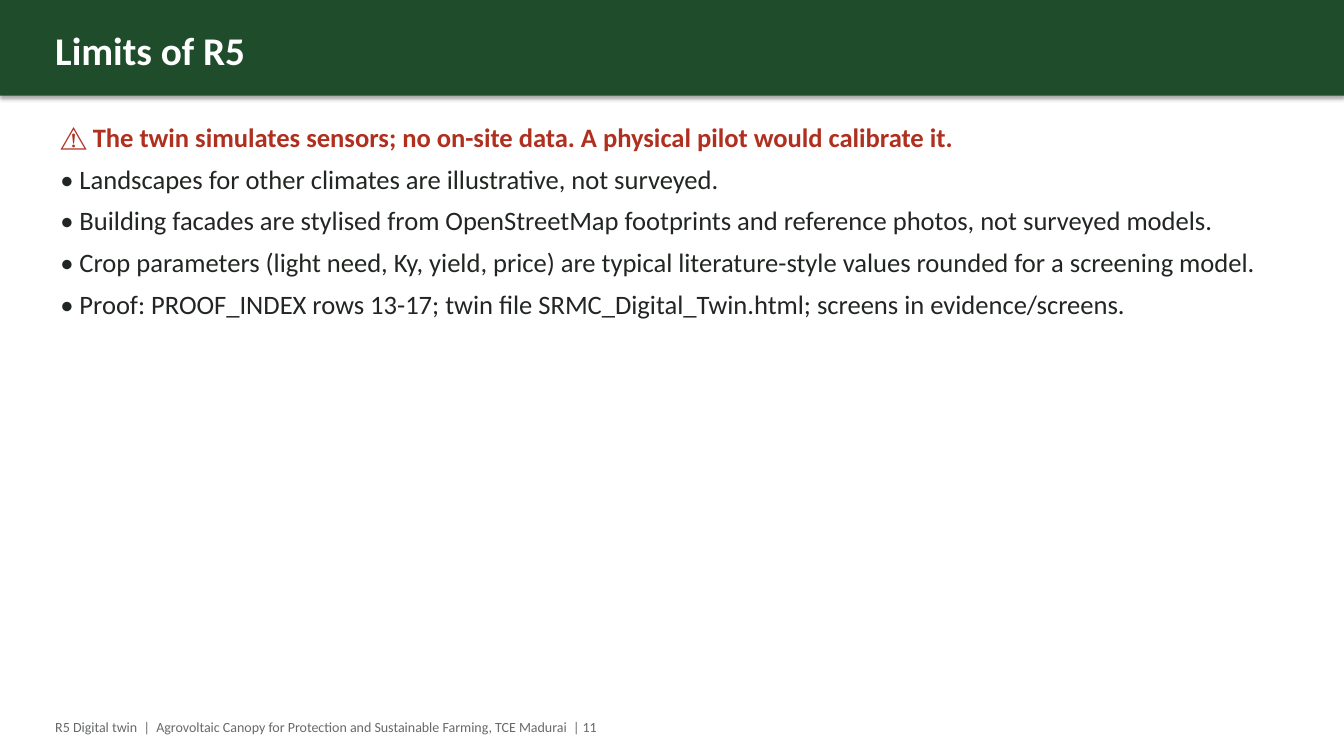
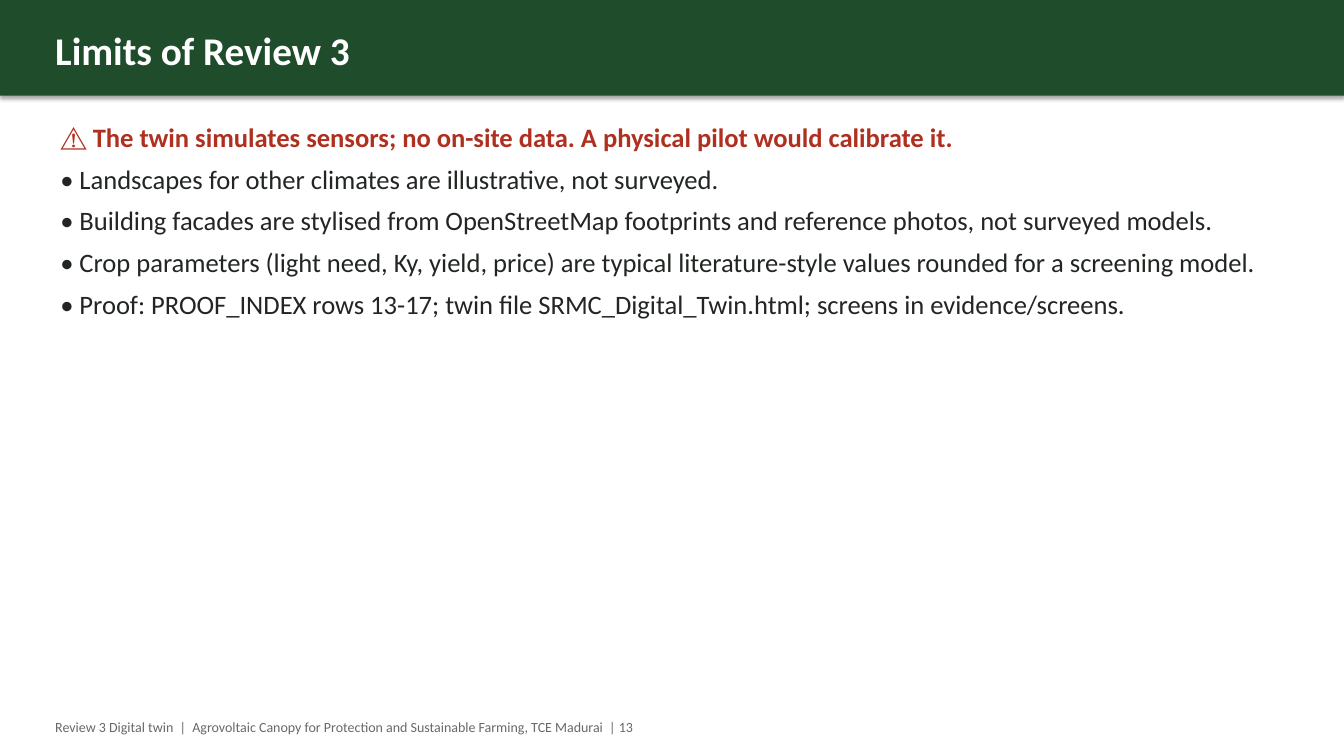
Before and after one commit to thanwin19/agrovoltaic-canopy-srmc, a slide deck: slide 13 of Proof/08_Reports_and_Posters/review_decks/Review3_Digital_Twin.pptx (slide 11 before the commit). Drawn at 1344x756 pixels with LibreOffice and Linux fonts; fonts in the diff are those of the drawing. Boxes give left, top, right and bottom in pixels: in the first picture for what was removed or moved away, otherwise in the second. Text is boxed around its words. In the diff, an @@ line names an element or a change of style, - is before the commit and + after.

```diff
--- a/Proof/08_Reports_and_Posters/review_decks/Review3_Digital_Twin.pptx
+++ b/Proof/08_Reports_and_Posters/review_decks/Review3_Digital_Twin.pptx
@@ text at [55, 37, 350, 66]: text changed @@
-Limits of R5
+Limits of Review 3
@@ text at [55, 722, 633, 735]: text changed @@
-R5 Digital twin | Agrovoltaic Canopy for Protection and Sustainable Farming, TCE Madurai | 11
+Review 3 Digital twin | Agrovoltaic Canopy for Protection and Sustainable Farming, TCE Madurai | 13
```
Also in this commit, not shown: 10 other slides changed, 2 slides added, 18 other files.
